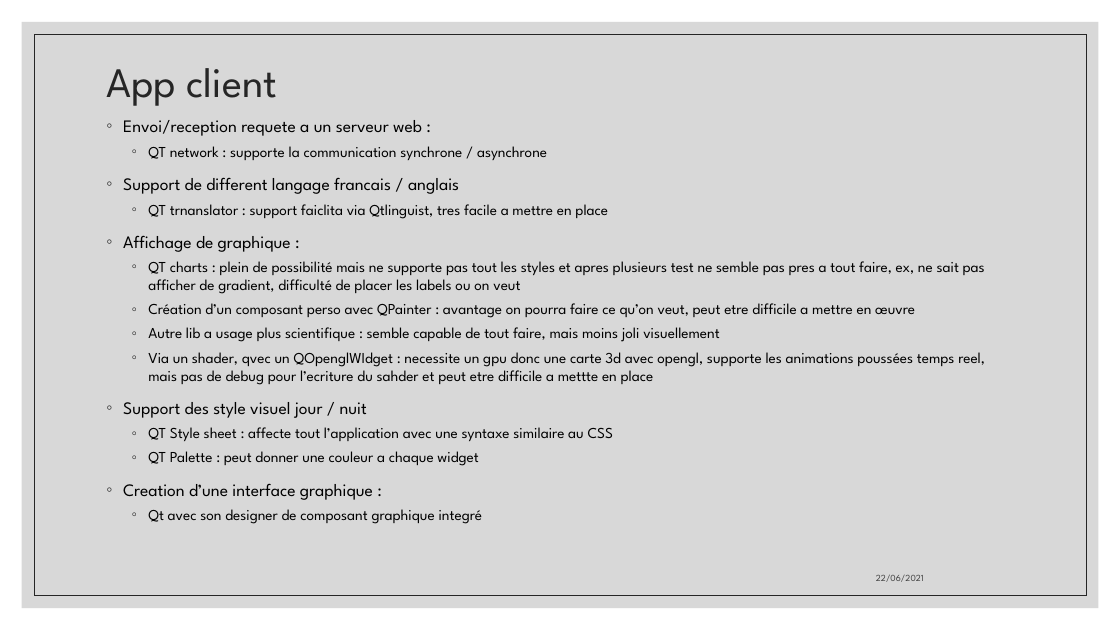
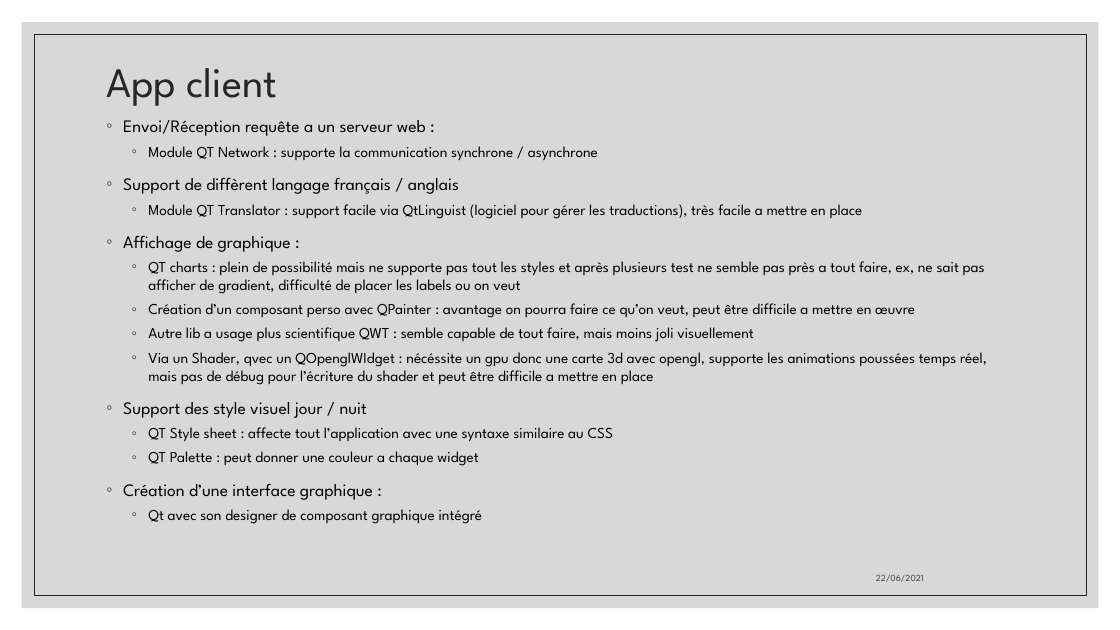
Before and after one commit to aiekick/ProjectStationMeteo, a slide deck: slide 24 of doc/StationMeteo_Soutenance.pptx. Drawn at 1120x630 pixels with LibreOffice and Linux fonts; fonts in the diff are those of the drawing. Boxes give left, top, right and bottom in pixels: in the first picture for what was removed or moved away, otherwise in the second. Text is boxed around its words. In the diff, an @@ line names an element or a change of style, - is before the commit and + after.

```diff
--- a/doc/StationMeteo_Soutenance.pptx
+++ b/doc/StationMeteo_Soutenance.pptx
@@ text at [123,120,863,219]: text changed @@
-◦ Envoi/reception requete a un serveur web :
-  ◦ QT network : supporte la communication synchrone / asynchrone
-◦ Support de different langage francais / anglais
-  ◦ QT trnanslator : support faiclita via Qtlinguist, tres facile a mettre en place
+◦ Envoi/Réception requête a un serveur web :
+  ◦ Module QT Network : supporte la communication synchrone / asynchrone
+◦ Support de diffèrent langage français / anglais
+  ◦ Module QT Translator : support facile via QtLinguist (logiciel pour gérer les traductions), très facile a mettre en place
@@ text at [148,261,987,385]: text changed @@
-  ◦ QT charts : plein de possibilité mais ne supporte pas tout les styles et apres plusieurs test ne semble pas pres a tout faire, ex, ne sait pas afficher de gradient, difficulté de placer les labels ou on veut
-  ◦ Création d’un composant perso avec QPainter : avantage on pourra faire ce qu’on veut, peut etre difficile a mettre en œuvre
-  ◦ Autre lib a usage plus scientifique : semble capable de tout faire, mais moins joli visuellement
-  ◦ Via un shader, qvec un QOpenglWIdget : necessite un gpu donc une carte 3d avec opengl, supporte les animations poussées temps reel, mais pas de debug pour l’ecriture du sahder et peut etre difficile a mettte en place
+  ◦ QT charts : plein de possibilité mais ne supporte pas tout les styles et après plusieurs test ne semble pas près a tout faire, ex, ne sait pas afficher de gradient, difficulté de placer les labels ou on veut
+  ◦ Création d’un composant perso avec QPainter : avantage on pourra faire ce qu’on veut, peut être difficile a mettre en œuvre
+  ◦ Autre lib a usage plus scientifique QWT : semble capable de tout faire, mais moins joli visuellement
+  ◦ Via un Shader, qvec un QOpenglWIdget : nécéssite un gpu donc une carte 3d avec opengl, supporte les animations poussées temps réel, mais pas de débug pour l’écriture du shader et peut être difficile a mettre en place
@@ text at [123,483,483,524]: text changed @@
-◦ Creation d’une interface graphique :
-  ◦ Qt avec son designer de composant graphique integré
+◦ Création d’une interface graphique :
+  ◦ Qt avec son designer de composant graphique intégré
```
Also in this commit, not shown: 16 other slides changed, 6 slides added.
